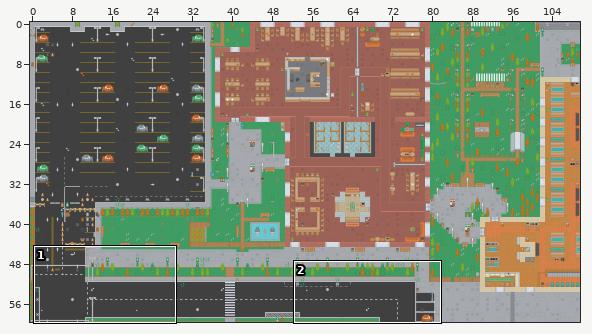
One commit to this Tiled map: app/assets/MapLib.tmx. Above: a wide view before the commit, with the close-up outlined.
Close-up. Earlier state:
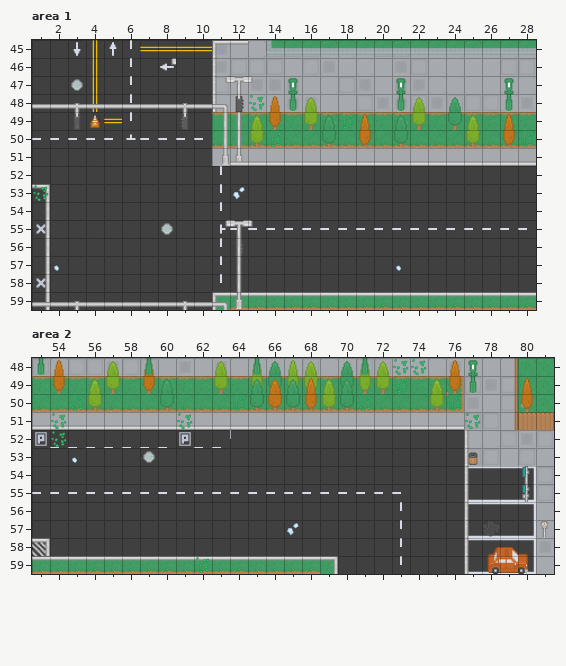
Cells are 64x64 px. Shown: area 1 x 1..28, y 45..59; area 2 x 53..81, y 48..59. The commit also changed other parts of the map, which this record leaves out.
New version:
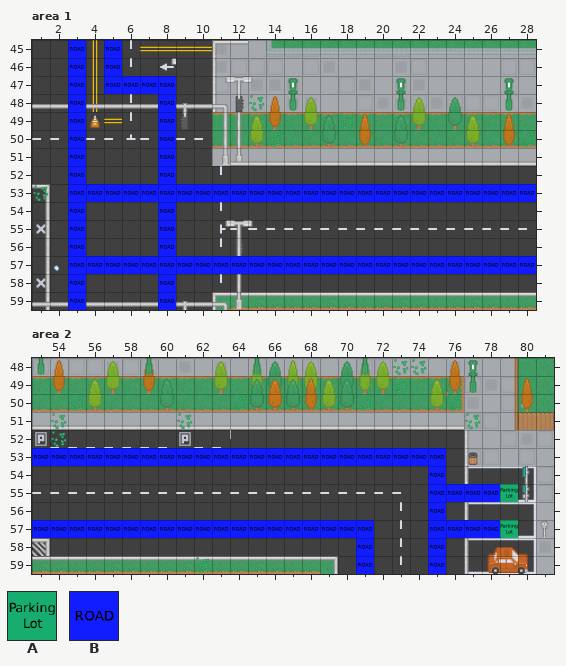
Key: from "Level": A 0; from "Road": B 0.
_ is an empty cell, . an unchanged one.
Tiles of an added or newly shown layer are drawn over the layers below it.
Difference:
--- layer "Road" (now shown), area 1
@@ x 3..28 @@
-45 _._.......................
-46 _._.......................
-47 _.____....................
-48 _...._....................
-49 _...._....................
-50 _...._....................
-51 _...._....................
-52 _...._....................
-53 __________________________
-54 _...._....................
-55 _...._....................
-56 _...._....................
-57 __________________________
-58 _...._....................
-59 _...._....................
+45 B.B.......................
+46 B.B.......................
+47 B.BBBB....................
+48 B....B....................
+49 B....B....................
+50 B....B....................
+51 B....B....................
+52 B....B....................
+53 BBBBBBBBBBBBBBBBBBBBBBBBBB
+54 B....B....................
+55 B....B....................
+56 B....B....................
+57 BBBBBBBBBBBBBBBBBBBBBBBBBB
+58 B....B....................
+59 B....B....................
--- layer "Road" (now shown), area 2
@@ x 53..79 @@
-53 _______________________....
-54 ......................_....
-55 ......................_____
-56 ......................_....
-57 ___________________..._____
-58 .................._..._....
-59 .................._..._....
+53 BBBBBBBBBBBBBBBBBBBBBBB....
+54 ......................B....
+55 ......................BBBBA
+56 ......................B....
+57 BBBBBBBBBBBBBBBBBBB...BBBBA
+58 ..................B...B....
+59 ..................B...B....
Pixel boxes of the changes (left, top, right, bottom) in both close-ups:
added: (68, 40, 536, 310)
added: (32, 448, 518, 574)
